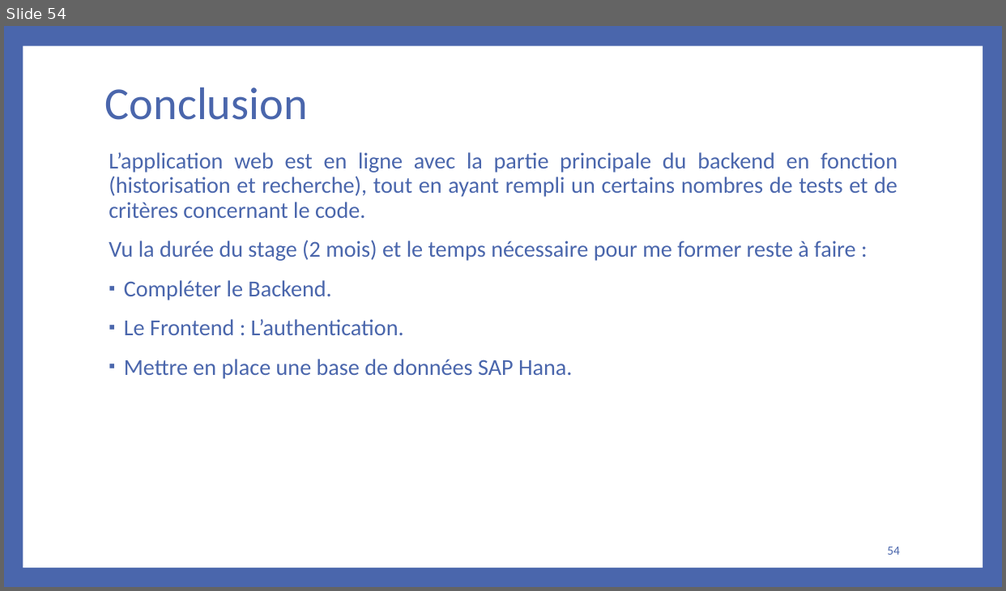
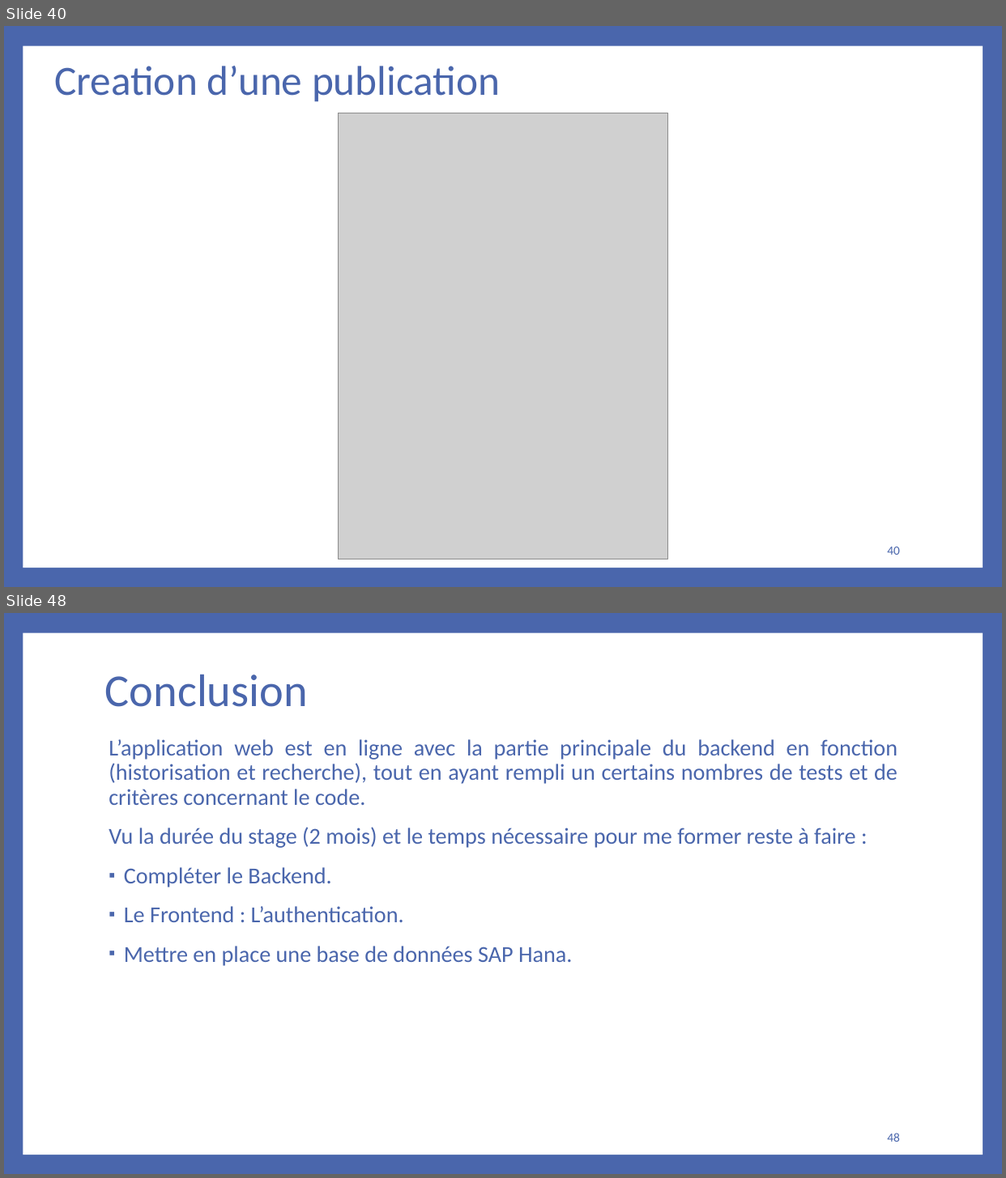
Before and after one commit to bakedpotato191/projet, a slide deck: rapport.PPTX. Shown one above the other, each under a label of ours: slide 54 before the commit, slides 40 and 48 after it; the slides between them are not shown. The pictures are 1006x591 and 1006x1178 pixels, drawn with LibreOffice and Linux fonts; fonts in the diff are those of the drawing; grey boxes stand for pictures. Boxes give left, top, right and bottom in pixels: in the first picture for what was removed or moved away, otherwise in the second. Text is boxed around its words. In the diff, an @@ line names an element or a change of style, - is before the commit and + after.

```diff
--- a/rapport.PPTX
+++ b/rapport.PPTX
@@ slide 40 added at [4,26,1002,587], background #4A66AC; not listed: 1 template element that a slide beside it also shows @@
@@ title added at [54,66,500,102], 40 pt, text #4A66AC @@
+Creation d’une publication
@@ picture added at [339,113,668,559] @@
@@ page number added at [887,547,900,555], 12 pt, text #4A66AC @@
+40
@@ what was slide 54 is now slide 48 @@
@@ page number at [887,1133,900,1142]: text changed @@
-54
+48
```
Also in this commit, not shown: 3 slides changed, 20 other slides added, 27 slides removed, 21 other files.
